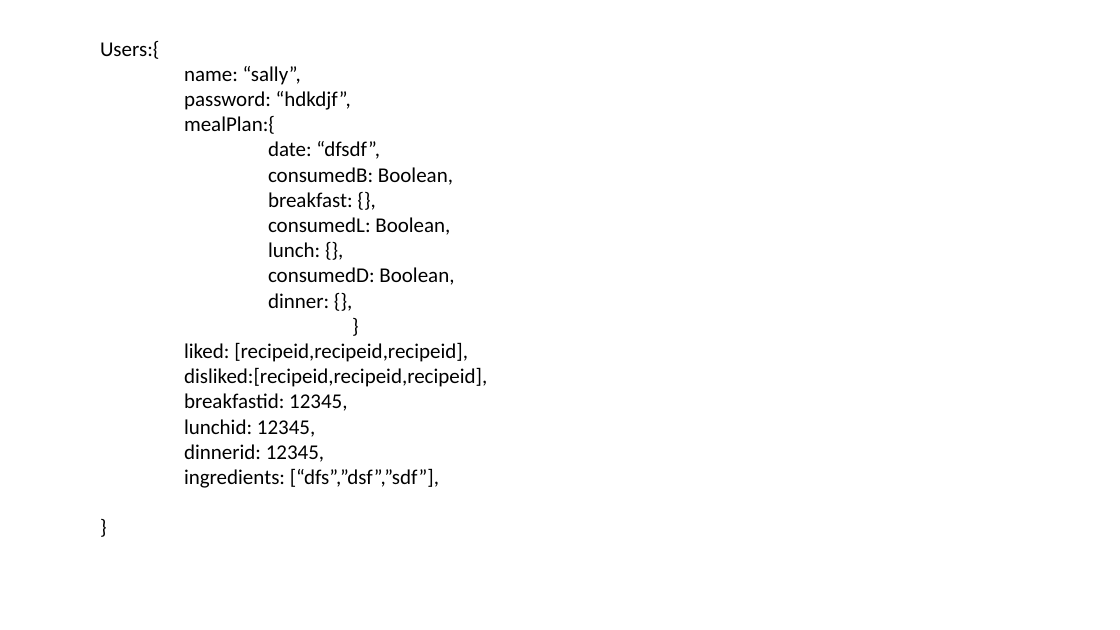
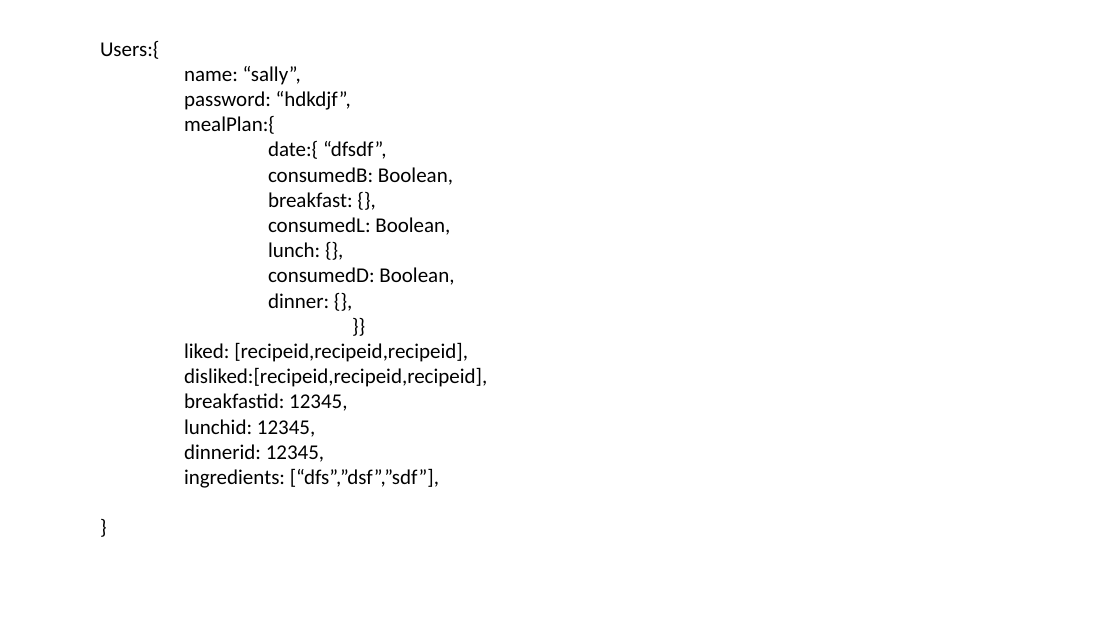
Before and after one commit to Blue-Esculent/Wireframes, a slide deck: slide 7 of ESCULENT.pptx (slide 6 before the commit). Drawn at 1120x630 pixels with LibreOffice and Linux fonts; fonts in the diff are those of the drawing. Boxes give left, top, right and bottom in pixels: in the first picture for what was removed or moved away, otherwise in the second. Text is boxed around its words. In the diff, an @@ line names an element or a change of style, - is before the commit and + after.

```diff
--- a/ESCULENT.pptx
+++ b/ESCULENT.pptx
@@ text at [100,41,487,488]: text changed @@
-}
+}}
@@ text at [268,141,387,159]: text changed @@
-date: “dfsdf”,
+date:{ “dfsdf”,
```
Also in this commit, not shown: 4 other slides changed, 4 slides added.
